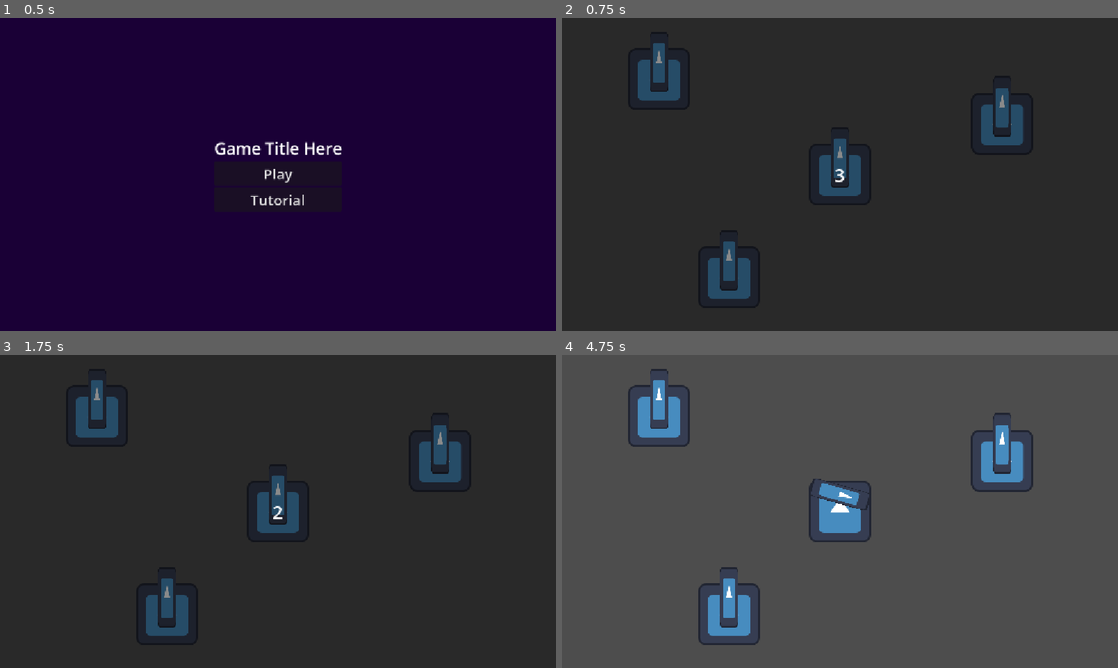
Above: before the commit, frames 1-4 (two rows, left to right).
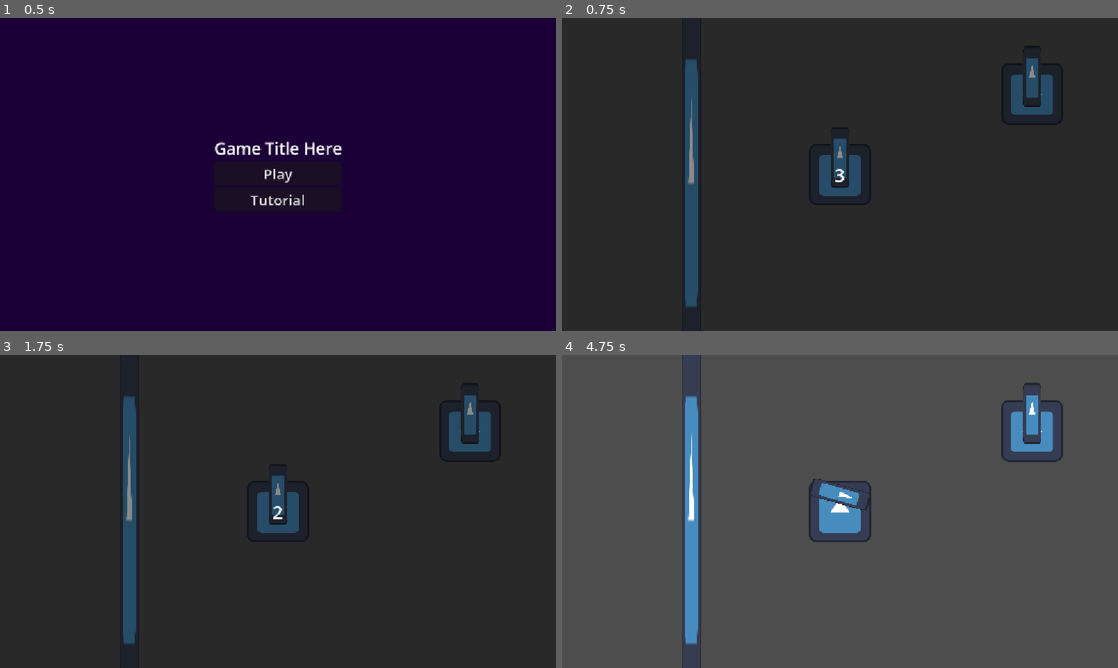
Above: after the commit, the same moments.

Repository: AugWii/GMTK-Game-Jam-Project
Game: Godot game, scene res://scenes/main.tscn
The game is run twice, just before and just after one commit, with the same random seed, the same clock (stepped at 60 frames per second) and the same inputs. The engine's default icon, where the game draws it, is replaced by a stand-in: a white triangle on a blue panel in a dark square.
Inputs (mouse positions are in pixels of both pictures, inside the frame that each line leads up to):
- Up to frame 1 (0.5 s): no input
- Up to frame 2 (0.75 s): click "Play" at 0.5 s
- Up to frame 3 (1.75 s): tap Enter at 1.25 s; move the mouse to (400, 495) at 1.27 s; press the mouse at (400, 495) at 1.28 s; hold D (turn_right) from 1.28 s (still down)
- Up to frame 4 (4.75 s): tap Space at 2, 3.5 s; move the mouse to (728, 527) at 2.02 s; release D (turn_right) at 2.03 s; release the mouse at (728, 527) at 2.03 s; hold S (move_backward) 2.03-2.78 s; click (728, 527) at 2.1 s; tap Enter at 2.75, 4.25 s; move the mouse to (895, 442) at 2.77 s; press the mouse at (895, 442) at 2.78 s; hold D (turn_right) 2.78-3.53 s; move the mouse to (812, 574) at 3.52 s; release the mouse at (812, 574) at 3.53 s; hold W (move_forward) 3.53-4.28 s; click (812, 574) at 3.6 s; move the mouse to (1006, 558) at 4.27 s; press the mouse at (1006, 558) at 4.28 s; hold A (turn_left) from 4.28 s (still down)

Frame 1 is identical in both runs. In frame 2, 5.4% of the frame differs, in the area x 13-89%, y 8-93%; in frame 3, 5.4%; in frame 4, 6.8%, in the area x 11-91%, y 0-100%.

Commit message:
added bouncing bullets

Diff:
--- a/scenes/bullet.tscn
+++ b/scenes/bullet.tscn
@@ -4,9 +4,12 @@
 [ext_resource type="Script" uid="uid://d4cgtutac2axw" path="res://scripts/bullet.gd" id="1_y25gk"]
 
 [sub_resource type="CircleShape2D" id="CircleShape2D_0vpny"]
-radius = 19.104973
+radius = 20.024984
 
-[node name="bullet" type="Area2D" unique_id=1182967365]
+[sub_resource type="CircleShape2D" id="CircleShape2D_uwi0j"]
+radius = 24.0
+
+[node name="bullet" type="CharacterBody2D" unique_id=588871558]
 script = ExtResource("1_y25gk")
 
 [node name="Sprite2D" type="Sprite2D" parent="." unique_id=148779865]
@@ -14,9 +17,15 @@
 texture = ExtResource("1_mkf8s")
 
 [node name="CollisionShape2D" type="CollisionShape2D" parent="." unique_id=1904291631]
+visible = false
 shape = SubResource("CircleShape2D_0vpny")
 
 [node name="LifeTimer" type="Timer" parent="." unique_id=18520087]
 
-[connection signal="body_entered" from="." to="." method="_on_body_entered"]
+[node name="Area2D" type="Area2D" parent="." unique_id=1982438511]
+
+[node name="CollisionShape2D" type="CollisionShape2D" parent="Area2D" unique_id=707028161]
+shape = SubResource("CircleShape2D_uwi0j")
+
 [connection signal="timeout" from="LifeTimer" to="." method="_on_life_timer_timeout"]
+[connection signal="body_entered" from="Area2D" to="." method="_on_area_2d_body_entered"]
--- a/scenes/main.tscn
+++ b/scenes/main.tscn
@@ -4,20 +4,18 @@
 [ext_resource type="PackedScene" uid="uid://sq8y7301bq28" path="res://scenes/player.tscn" id="1_o5qli"]
 [ext_resource type="Script" uid="uid://dvxy4e2ekam5s" path="res://scripts/main.gd" id="1_sugp2"]
 [ext_resource type="PackedScene" uid="uid://btyllt8x3fap5" path="res://scenes/main_menu.tscn" id="4_jyhfs"]
+[ext_resource type="Texture2D" uid="uid://d02qqbinwnl5k" path="res://icon.svg" id="5_tbgi4"]
+
+[sub_resource type="RectangleShape2D" id="RectangleShape2D_uwi0j"]
+size = Vector2(38, 38)
 
 [node name="Main" type="Node2D" unique_id=1539732622]
 script = ExtResource("1_sugp2")
 
 [node name="Camera2D" type="Camera2D" parent="." unique_id=769795106]
 
-[node name="BasicEnemy3" parent="." unique_id=1157887588 instance=ExtResource("1_0wfyh")]
-position = Vector2(-375, -197)
-
-[node name="BasicEnemy2" parent="." unique_id=205774122 instance=ExtResource("1_0wfyh")]
-position = Vector2(-230, 213)
-
 [node name="BasicEnemy" parent="." unique_id=957698104 instance=ExtResource("1_0wfyh")]
-position = Vector2(336, -105)
+position = Vector2(398, -167)
 
 [node name="Player" parent="." unique_id=2099924487 instance=ExtResource("1_o5qli")]
 
@@ -70,4 +68,15 @@
 [node name="MainMenu" parent="." unique_id=2042218293 instance=ExtResource("4_jyhfs")]
 visible = false
 
+[node name="StaticBody2D" type="StaticBody2D" parent="." unique_id=1968140324]
+position = Vector2(-308, 6)
+scale = Vector2(1, 20)
+
+[node name="Sprite2D" type="Sprite2D" parent="StaticBody2D" unique_id=1148510778]
+scale = Vector2(0.3046875, 0.3046875)
+texture = ExtResource("5_tbgi4")
+
+[node name="CollisionShape2D" type="CollisionShape2D" parent="StaticBody2D" unique_id=529203]
+shape = SubResource("RectangleShape2D_uwi0j")
+
 [connection signal="start_game" from="MainMenu" to="." method="_on_main_menu_start_game"]
--- /dev/null
+++ b/scenes/wall.tscn
@@ -0,0 +1,3 @@
+[gd_scene format=3 uid="uid://dlfhr02w3pqfa"]
+
+[node name="Wall" type="StaticBody2D" unique_id=1870859851]
--- a/scripts/bullet.gd
+++ b/scripts/bullet.gd
@@ -1,11 +1,15 @@
-extends Node2D
+extends CharacterBody2D
 
-var velocity: Vector2 = Vector2.ZERO
 @onready var life_timer = $LifeTimer
-@export var bullet_speed: float = 400
+@export var bullet_speed: float = 4
+
+@onready var collision_shape: CollisionShape2D = $CollisionShape2D
 
 enum teams {PLAYER, ENEMY}
 var bullet_team: int = teams.PLAYER
+
+@export var total_bounces: int = 1
+var bouces_left: int = 0
 
 # called when the bullet is created
 func fire(rotation_direction_rad: float, start_pos: Vector2, spawn_distance: float, player_shot: bool):
@@ -19,22 +23,25 @@
 	velocity.y = -bullet_speed
 	velocity = velocity.rotated(rotation_direction_rad)
 	position += velocity.normalized() * spawn_distance
+	bouces_left = total_bounces
 
 func _physics_process(delta: float) -> void:
-	position += velocity * delta
+	var collision = move_and_collide(velocity)
+	if collision:
+		velocity = velocity.bounce(collision.get_normal())
+		rotation = velocity.angle() + deg_to_rad(90)
+		bouces_left -= 1
 
-# called when the bullet hits something
-func _on_body_entered(body: Node2D) -> void:
+func _on_life_timer_timeout() -> void:
+	queue_free()
+
+func _on_area_2d_body_entered(body: Node2D) -> void:
 	var valid_hit = false
 	if body is Enemy:
 		body.get_hit()
 		valid_hit = true
-	elif body is Player && bullet_team == teams.ENEMY:
-		body.player_hit()
+	elif bouces_left == 0:
 		valid_hit = true
 
 	if valid_hit:
 		queue_free()
-
-func _on_life_timer_timeout() -> void:
-	queue_free()
--- a/scripts/player.gd
+++ b/scripts/player.gd
@@ -45,7 +45,7 @@
 	if event.is_action_pressed("shoot") && !shot_on_cooldown:
 		var new_bullet = bullet_scene.instantiate()
 		get_tree().root.add_child(new_bullet)
-		new_bullet.fire(rotation + cannon_angle, position, hitbox.shape.radius + 2, true)
+		new_bullet.fire(rotation + cannon_angle, position, hitbox.shape.radius + 25, true)
 		shot_on_cooldown = true
 		cooldown_timer.start(shot_cooldown)
 
